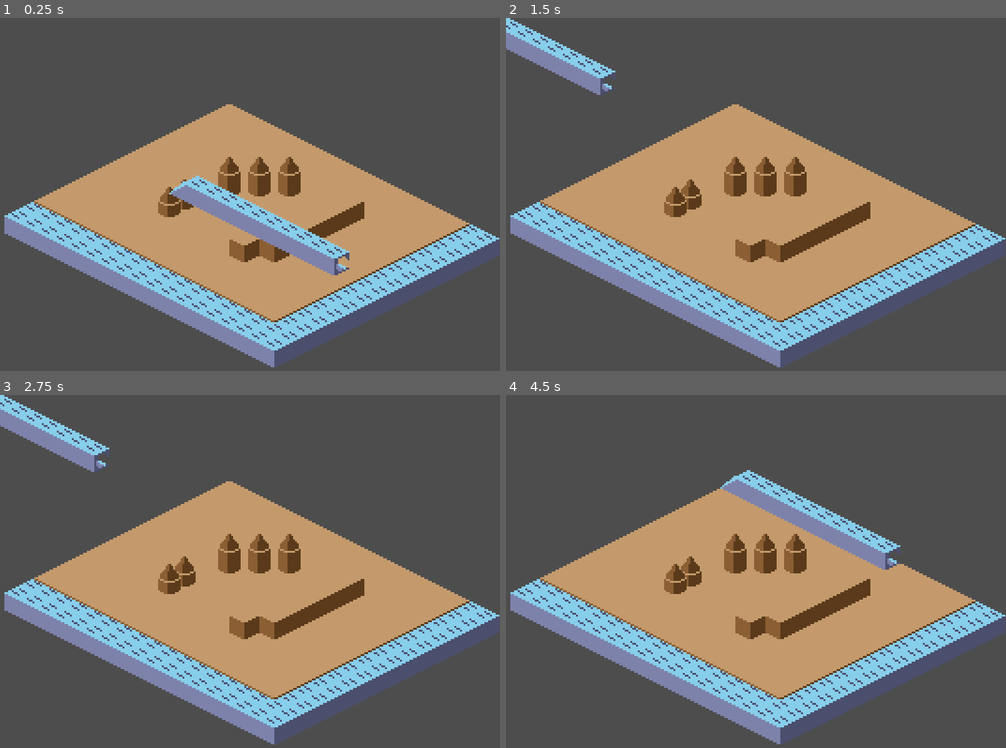
Above: before the commit, frames 1-4 (two rows, left to right).
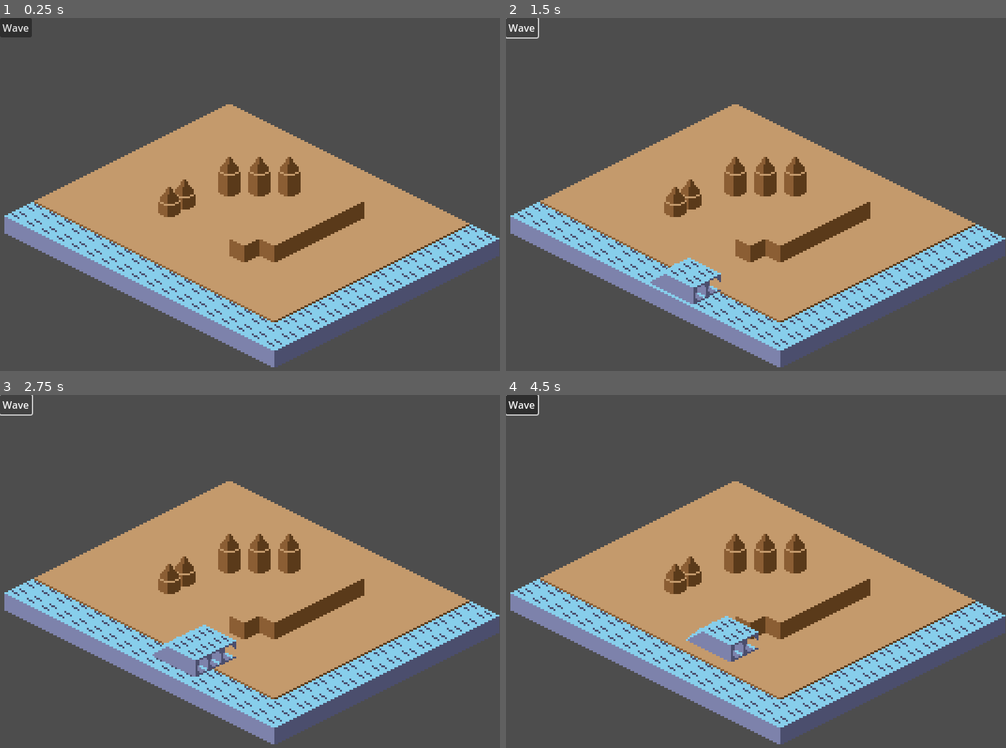
Above: after the commit, the same moments.

Repository: macmist/game-off-2025-waves
Game: Godot game, scene res://scene.tscn
Two runs of this game, one before a commit and one after it. Both use one fixed random seed, a clock stepped at 60 frames per second and the inputs below.
Inputs (mouse positions are in pixels of both pictures, inside the frame that each line leads up to):
- Up to frame 1 (0.25 s): no input
- Up to frame 2 (1.5 s): click (521, 28) at 0.5 s, where only the run after the commit has a clickable "Wave"; click (521, 28) at 1.25 s, where only the run after the commit has a clickable "Wave"
- Up to frame 3 (2.75 s): click (15, 405) at 2 s, where only the run after the commit has a clickable "Wave"
- Up to frame 4 (4.5 s): move the mouse to (866, 564) at 2.77 s; move the mouse to (656, 603) at 3.52 s; move the mouse to (806, 500) at 4.27 s

The runs differ from the first frame. In frame 1, 3.2% of the frame differs, in the area x 0-70%, y 0-73%; in frame 2, 2.8%; in frame 3, 3.3%; in frame 4, 4.4%, in the area x 0-79%, y 0-76%.

Commit message:
feat: wave refactor, wave moves and disappears

Diff:
--- a/components/Wave.tscn
+++ b/components/Wave.tscn
@@ -16,5 +16,3 @@
 wave_middle = ExtResource("3_pkl6x")
 wave_end_north_east = ExtResource("4_m3vh7")
 wave_end_north_west = ExtResource("5_rqwa8")
-
-[node name="Tiles" type="Node2D" parent="."]
--- /dev/null
+++ b/components/wave_generator.gd
@@ -0,0 +1,80 @@
+extends Node2D
+
+enum DIRECTION {NORTH_WEST, NORTH_EAST}
+
+@export var wave_size: int = 1
+@export var wave_start_north_east: PackedScene
+@export var wave_start_north_west: PackedScene
+
+@export var wave_middle: PackedScene
+@export var wave_end_north_east: PackedScene
+@export var wave_end_north_west: PackedScene
+@export var tile_size: Vector2 = Vector2(16, 8)
+@export var direction: DIRECTION = DIRECTION.NORTH_EAST
+@export var offset: Vector2 = Vector2(0, 0)
+@export var collision_width: float = 16.0 # tweakable collision thickness
+@export var base_wave: PackedScene
+
+func build_wave():
+	var wave = base_wave.instantiate()
+
+	var total_tiles = wave_size + 2
+	# instantiate enough middle tile
+	# based on wave size
+	var total_size = total_tiles * tile_size
+
+	# TODO: handle correct offset when direction is north west
+	var offset_x = -total_size.x / 4 + tile_size.x / 4
+	var offset_y = -total_size.y / 4 + tile_size.y / 4
+
+	var dir_x := 1.0 if direction == DIRECTION.NORTH_EAST else -1.0
+
+	var points: Array[Vector2] = []
+
+	var start_tile = wave_start_north_east.instantiate() if direction == DIRECTION.NORTH_EAST else wave_start_north_west.instantiate()
+	start_tile.position = Vector2(offset_x * dir_x, offset_y)
+	wave.add_child(start_tile)
+	points.append(start_tile.position)
+
+
+	for i in range(wave_size):
+		var mid_tile = wave_middle.instantiate()
+		mid_tile.position = Vector2(offset_x * dir_x + dir_x * (i + 1) * tile_size.x / 2, offset_y + (i + 1) * tile_size.y / 2)
+		wave.add_child(mid_tile)
+		points.append(mid_tile.position)
+
+	var end_tile = wave_end_north_east.instantiate() if direction == DIRECTION.NORTH_EAST else wave_end_north_west.instantiate()
+	end_tile.position =  Vector2(offset_x * dir_x + dir_x * (wave_size + 1) * tile_size.x / 2, offset_y + (wave_size + 1) * tile_size.y / 2)
+	wave.add_child(end_tile)
+	points.append(end_tile.position)
+	_create_collision_polygon(points, dir_x, wave)
+	get_tree().root.add_child(wave)
+
+func _create_collision_polygon(points: Array[Vector2], dir_x: float, root: Node2D) -> void:
+	if points.is_empty():
+		return
+
+	var half_w = collision_width / 2.0
+
+	# The polygon will be built along the tile line, offset perpendicular by half width
+	var poly_points: Array[Vector2] = []
+
+	# Compute perpendicular vector for width offset
+	var step_vec = (points[-1] - points[0]).normalized()
+	var perp_vec = Vector2(-step_vec.y, step_vec.x) * half_w
+
+	# Build top and bottom edges
+	for p in points:
+		poly_points.append(p + perp_vec)
+	points.reverse()
+	for p in points:
+		poly_points.append(p - perp_vec)
+
+	var poly = CollisionPolygon2D.new()
+	poly.polygon = poly_points
+	root.add_child(poly)
+
+
+func _on_button_pressed() -> void:
+	build_wave()
+	pass # Replace with function body.
--- /dev/null
+++ b/components/wave_generator.tscn
@@ -0,0 +1,18 @@
+[gd_scene load_steps=8 format=3 uid="uid://fdcq877rg21j"]
+
+[ext_resource type="Script" path="res://components/wave_generator.gd" id="1_qpitc"]
+[ext_resource type="PackedScene" uid="uid://bxt71xxq58knm" path="res://components/wave_start_NE.tscn" id="2_quuy5"]
+[ext_resource type="PackedScene" uid="uid://btpj7h6gt6p6s" path="res://components/wave_start_NW.tscn" id="3_aeiqd"]
+[ext_resource type="PackedScene" uid="uid://8b18hw05m6a2" path="res://components/wave_end_NE.tscn" id="4_eujaf"]
+[ext_resource type="PackedScene" uid="uid://6umr3i1j8v47" path="res://components/wave_middle.tscn" id="4_hrgm4"]
+[ext_resource type="PackedScene" uid="uid://bgon28ymxx446" path="res://components/wave_end_NW.tscn" id="5_i75u6"]
+[ext_resource type="PackedScene" uid="uid://tcrhjqei4amp" path="res://components/Wave.tscn" id="7_ejan1"]
+
+[node name="WaveGenerator" type="Node2D"]
+script = ExtResource("1_qpitc")
+wave_start_north_east = ExtResource("2_quuy5")
+wave_start_north_west = ExtResource("3_aeiqd")
+wave_middle = ExtResource("4_hrgm4")
+wave_end_north_east = ExtResource("4_eujaf")
+wave_end_north_west = ExtResource("5_i75u6")
+base_wave = ExtResource("7_ejan1")
--- a/scene.tscn
+++ b/scene.tscn
@@ -1,14 +1,11 @@
-[gd_scene load_steps=6 format=4 uid="uid://dlsuu5052jpmk"]
+[gd_scene load_steps=3 format=4 uid="uid://dlsuu5052jpmk"]
 
-[ext_resource type="Texture2D" uid="uid://suk08b7n40vh" path="res://isometrictiles.png" id="1_r5ucq"]
+[ext_resource type="PackedScene" uid="uid://fdcq877rg21j" path="res://components/wave_generator.tscn" id="1_kjp7g"]
 [ext_resource type="TileSet" uid="uid://c0mifsjfe3xm0" path="res://tileset.tres" id="1_yo7j3"]
-[ext_resource type="Script" path="res://wave_movement.gd" id="2_vsuty"]
-[ext_resource type="PackedScene" uid="uid://tcrhjqei4amp" path="res://components/Wave.tscn" id="4_ho2q2"]
-
-[sub_resource type="CircleShape2D" id="CircleShape2D_i8vqw"]
-radius = 8.0
 
 [node name="root" type="Node2D"]
+
+[node name="WaveGenerator" parent="." instance=ExtResource("1_kjp7g")]
 
 [node name="TileMapLayer" type="TileMapLayer" parent="."]
 y_sort_enabled = true
@@ -34,42 +31,15 @@
 tile_map_data = PackedByteArray("AAAdAG4AAAADAAAAAAAeAG4AAAADAAAAAAAfAG4AAAADAAAAAAA=")
 tile_set = ExtResource("1_yo7j3")
 
-[node name="Wave" type="CharacterBody2D" parent="."]
-visible = false
-z_index = 1
-position = Vector2(379, 506)
-script = ExtResource("2_vsuty")
-
-[node name="Sprite2D3" type="Sprite2D" parent="Wave"]
-texture_filter = 1
-position = Vector2(-8, -4)
-texture = ExtResource("1_r5ucq")
-hframes = 4
-vframes = 3
-frame = 8
-
-[node name="Sprite2D" type="Sprite2D" parent="Wave"]
-texture_filter = 1
-texture = ExtResource("1_r5ucq")
-hframes = 4
-vframes = 3
-frame = 4
-
-[node name="CollisionShape2D" type="CollisionShape2D" parent="Wave"]
-shape = SubResource("CircleShape2D_i8vqw")
-
-[node name="Sprite2D2" type="Sprite2D" parent="Wave"]
-texture_filter = 1
-position = Vector2(8, 4)
-texture = ExtResource("1_r5ucq")
-hframes = 4
-vframes = 3
-frame = 7
-
 [node name="Camera2D" type="Camera2D" parent="."]
 position = Vector2(483, 463)
 zoom = Vector2(3, 3)
 
-[node name="Wave2" parent="." instance=ExtResource("4_ho2q2")]
-position = Vector2(410, 417)
-wave_size = 9
+[node name="CanvasLayer" type="CanvasLayer" parent="."]
+
+[node name="Button" type="Button" parent="CanvasLayer"]
+offset_right = 8.0
+offset_bottom = 8.0
+text = "Wave"
+
+[connection signal="pressed" from="CanvasLayer/Button" to="WaveGenerator" method="_on_button_pressed"]
--- a/wave.gd
+++ b/wave.gd
@@ -13,73 +13,25 @@
 @export var offset: Vector2 = Vector2(0, 0)
 @export var collision_width: float = 16.0 # tweakable collision thickness
 
+@export var speed: float = 10
+@export var distance: int = 2
+
+
+var target: Vector2
+
 
 func _ready() -> void:
-	build_wave()
+	global_position = Vector2(440, 504)
+	var direction_vec = (Vector2.UP + Vector2.RIGHT)
+	target = global_position + direction_vec * tile_size * distance
+	print(global_position, target)
 
 
-func build_wave():
-	for child in $Tiles.get_children():
-		child.queue_free()
+func _physics_process(delta: float) -> void:
+	global_position = global_position.move_toward(target, speed * delta)
+	if global_position == target:
+		explode_and_quit()
 
-	var total_tiles = wave_size + 2
-	# instantiate enough middle tile
-	# based on wave size
-	var total_size = total_tiles * tile_size
-
-	# TODO: handle correct offset when direction is north west
-	var offset_x = -total_size.x / 4 + tile_size.x / 4
-	var offset_y = -total_size.y / 4 + tile_size.y / 4
-
-	var dir_x := 1.0 if direction == DIRECTION.NORTH_EAST else -1.0
-
-	var points: Array[Vector2] = []
-
-	var start_tile = wave_start_north_east.instantiate() if direction == DIRECTION.NORTH_EAST else wave_start_north_west.instantiate()
-	start_tile.position = Vector2(offset_x * dir_x, offset_y)
-	$Tiles.add_child(start_tile)
-	points.append(start_tile.position)
-
-
-	for i in range(wave_size):
-		var mid_tile = wave_middle.instantiate()
-		mid_tile.position = Vector2(offset_x * dir_x + dir_x * (i + 1) * tile_size.x / 2, offset_y + (i + 1) * tile_size.y / 2)
-		$Tiles.add_child(mid_tile)
-		points.append(mid_tile.position)
-
-	var end_tile = wave_end_north_east.instantiate() if direction == DIRECTION.NORTH_EAST else wave_end_north_west.instantiate()
-	end_tile.position =  Vector2(offset_x * dir_x + dir_x * (wave_size + 1) * tile_size.x / 2, offset_y + (wave_size + 1) * tile_size.y / 2)
-	$Tiles.add_child(end_tile)
-	points.append(end_tile.position)
-	_create_collision_polygon(points, dir_x)
-
-
-func _create_collision_polygon(points: Array[Vector2], dir_x: float) -> void:
-	if points.is_empty():
-		return
-
-	var half_w = collision_width / 2.0
-
-	# The polygon will be built along the tile line, offset perpendicular by half width
-	var poly_points: Array[Vector2] = []
-
-	# Compute perpendicular vector for width offset
-	var step_vec = (points[-1] - points[0]).normalized()
-	var perp_vec = Vector2(-step_vec.y, step_vec.x) * half_w
-
-	# Build top and bottom edges
-	for p in points:
-		poly_points.append(p + perp_vec)
-	points.reverse()
-	for p in points:
-		poly_points.append(p - perp_vec)
-
-	var poly = CollisionPolygon2D.new()
-	poly.polygon = poly_points
-	add_child(poly)
-
-func _physics_process(delta: float) -> void:
-	global_position = snap_to_grid(get_global_mouse_position()) + Vector2(8, 8)
 
 func snap_to_grid(pos: Vector2) -> Vector2:
 	var half_tile = tile_size * 0.5
@@ -88,3 +40,8 @@
 	var y: float = round((pos.y / half_tile.y - pos.x / half_tile.x) * .5)
 
 	return Vector2(x - y, x + y) * half_tile
+
+
+func explode_and_quit():
+	# TODO: animate wave exploding
+	queue_free()
Not shown, removed: ideas.txt
Not shown, added: todolist.md
